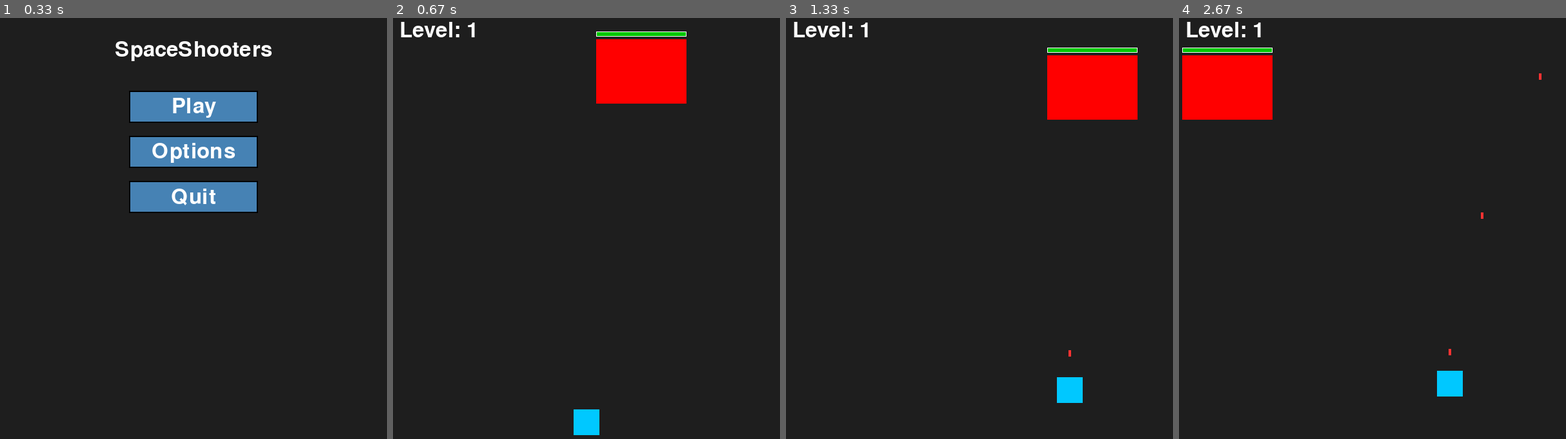
Above: before the commit, frames 1-4 (left to right).
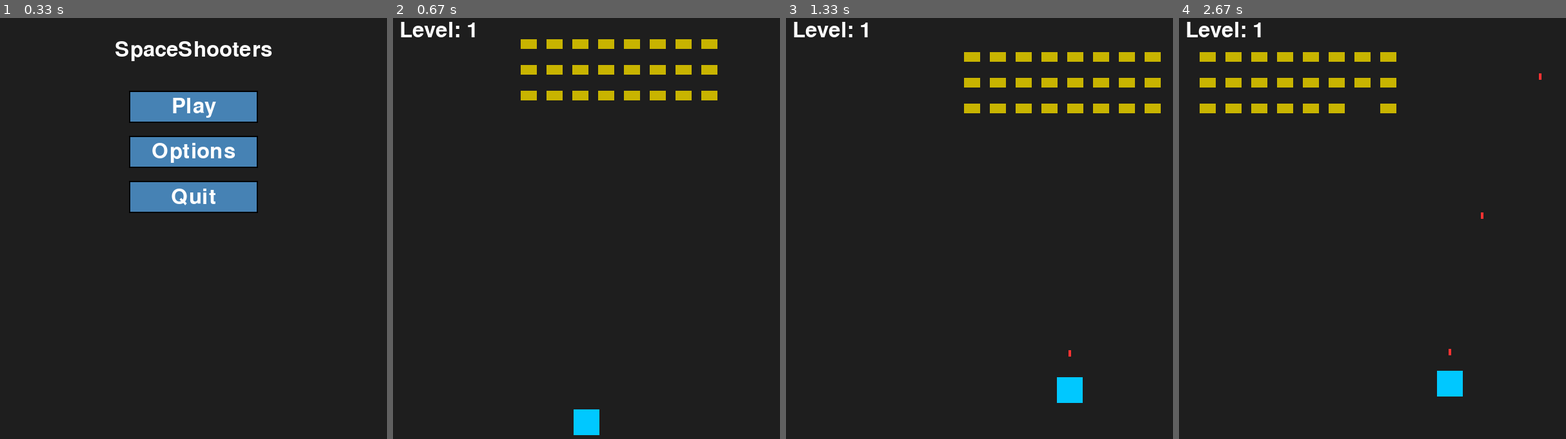
Above: after the commit, the same moments.

Repository: linusangelo09-spec/Pygame
Game: pygame game, started from vetikke.py
The game is run twice, just before and just after one commit, with the same random seed, the same clock (stepped at 60 frames per second) and the same inputs.
Inputs (mouse positions are in pixels of both pictures, inside the frame that each line leads up to):
- Up to frame 1 (0.33 s): no input
- Up to frame 2 (0.67 s): click "Play" at 0.38 s
- Up to frame 3 (1.33 s): hold Right 0.67-1.13 s; move the mouse to (964, 295) at 0.7 s; hold Up from 1.17 s (still down); tap Space at 1.23 s
- Up to frame 4 (2.67 s): release Up at 1.47 s; hold Right 1.5-1.97 s; tap Space at 1.57, 1.87, 2.07, 2.37, 2.63 s; hold Left 2-2.53 s; hold Down from 2.57 s (still down)

Frame 1 is identical in both runs. In frame 2, 5.1% of the frame differs, in the area x 33-84%, y 3-21%; in frame 3, 5.2%; in frame 4, 5.3%, in the area x 0-57%, y 7-25%.

Commit message:
CHanged level the boss appears at.

Diff:
--- a/vetikke.py
+++ b/vetikke.py
@@ -127,7 +127,7 @@
     global enemies_width
     global special_enemies_speed
 
-    if level == 1 or level == 10:
+    if level == 5 or level == 10:
         boss_x = (Width - bosses_width) // 2
         boss_y = y_padding
         bosses.clear()
